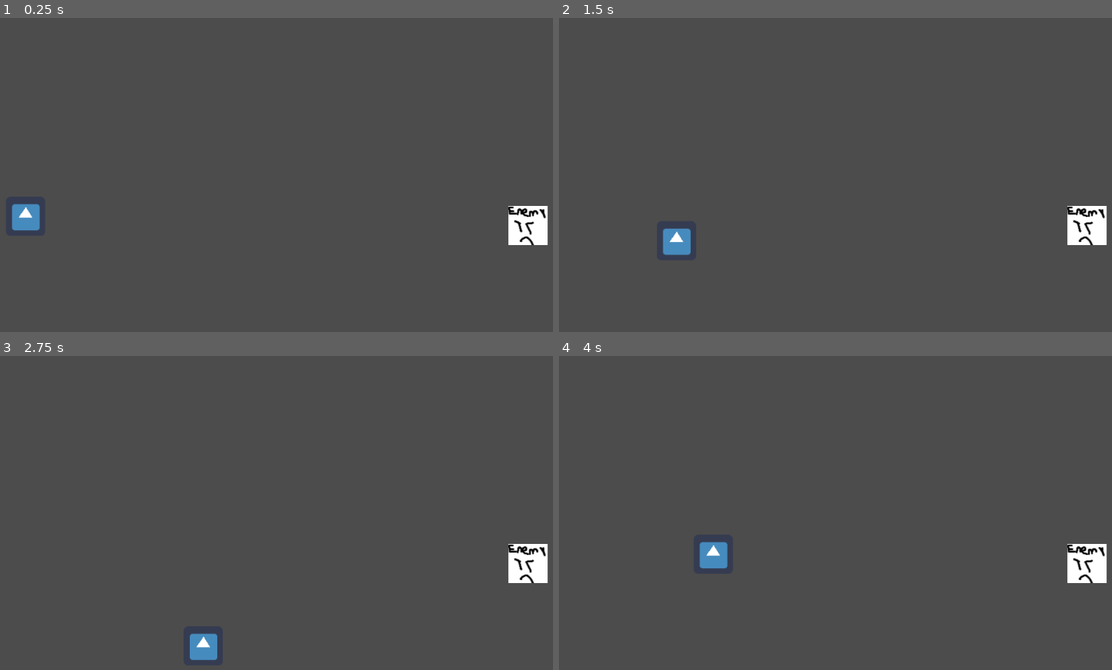
Above: before the commit, frames 1-4 (two rows, left to right).
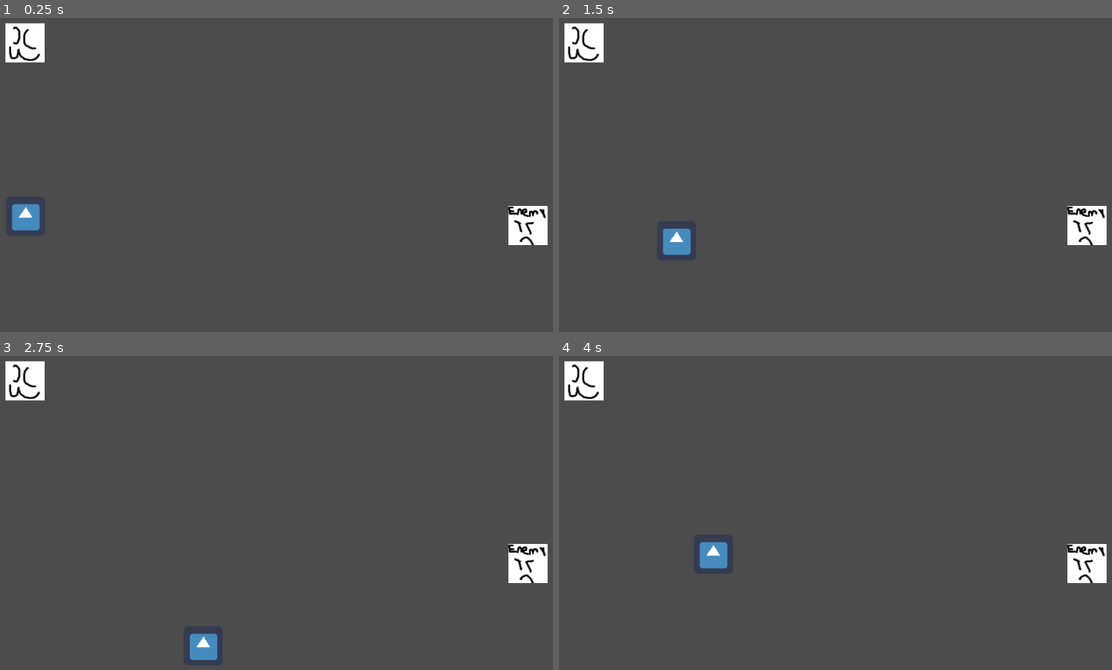
Above: after the commit, the same moments.

Repository: IAmBot102102/TheHereticKnight
Game: Godot game, scene res://Scenes/TestWorld.tscn
Same seed, same stepped clock (60 frames per second), same inputs: the game is played once before the commit and once after it. The engine's default icon, where the game draws it, is replaced by a stand-in: a white triangle on a blue panel in a dark square.
Inputs:
- Up to frame 1 (0.25 s): no input
- Up to frame 2 (1.5 s): tap Enter at 0.5 s; hold Right (ui_right) 0.53-1.28 s; hold Down (ui_down) from 1.28 s (still down)
- Up to frame 3 (2.75 s): release Down (ui_down) at 2.03 s; hold Right (ui_right) from 2.03 s (still down)
- Up to frame 4 (4 s): release Right (ui_right) at 2.78 s; hold Up (ui_up) 2.78-3.53 s; hold Left (ui_left) from 3.53 s (still down)

The runs differ from the first frame. In frame 1, 0.9% of the frame differs, in the area x 0-9%, y 1-15%; in frame 2, 0.9%; in frame 3, 0.9%; in frame 4, 0.9%.

Commit message:
Added Person with Semi-Correct HitBox

Diff:
--- a/Scenes/TestWorld.tscn
+++ b/Scenes/TestWorld.tscn
@@ -1,14 +1,18 @@
-[gd_scene load_steps=6 format=2]
+[gd_scene load_steps=8 format=2]
 
 [ext_resource path="res://Scripts/PlayerStatsAndMovements.gd" type="Script" id=1]
 [ext_resource path="res://SpritePicturesTextures/icon.png" type="Texture" id=2]
 [ext_resource path="res://SpritePicturesTextures/ene.png" type="Texture" id=3]
+[ext_resource path="res://SpritePicturesTextures/Person.png" type="Texture" id=4]
 
 [sub_resource type="RectangleShape2D" id=1]
 extents = Vector2( 32.5, 31.8564 )
 
 [sub_resource type="RectangleShape2D" id=2]
 extents = Vector2( 31.6765, 32.9803 )
+
+[sub_resource type="RectangleShape2D" id=3]
+extents = Vector2( 31.9275, 19.2056 )
 
 [node name="World" type="Node2D"]
 
@@ -22,6 +26,7 @@
 
 [node name="Sprite" type="Sprite" parent="Player"]
 position = Vector2( 37.3838, 29.5884 )
+z_index = 3
 texture = ExtResource( 2 )
 
 [node name="Enemy" type="KinematicBody2D" parent="."]
@@ -33,3 +38,16 @@
 
 [node name="CollisionShape2D" type="CollisionShape2D" parent="Enemy"]
 shape = SubResource( 2 )
+
+[node name="Person" type="KinematicBody2D" parent="."]
+position = Vector2( 106.307, 26.9734 )
+z_index = 1
+
+[node name="CollisionShape2D" type="CollisionShape2D" parent="Person"]
+position = Vector2( -0.667084, 15.2568 )
+shape = SubResource( 3 )
+
+[node name="Sprite" type="Sprite" parent="Person"]
+position = Vector2( 0, 28.615 )
+z_index = 1
+texture = ExtResource( 4 )
--- /dev/null
+++ b/Scripts/IdlePerson.gd
@@ -0,0 +1,13 @@
+extends Node
+
+# Declare member variables here. Examples:
+# var a = 2
+# var b = "text"
+
+# Called when the node enters the scene tree for the first time.
+func _ready():
+	pass # Replace with function body.
+
+# Called every frame. 'delta' is the elapsed time since the previous frame.
+#func _process(delta):
+#	pass
Binary file added: SpritePicturesTextures/Person.png
Not shown, added: SpritePicturesTextures/Person.png.import
